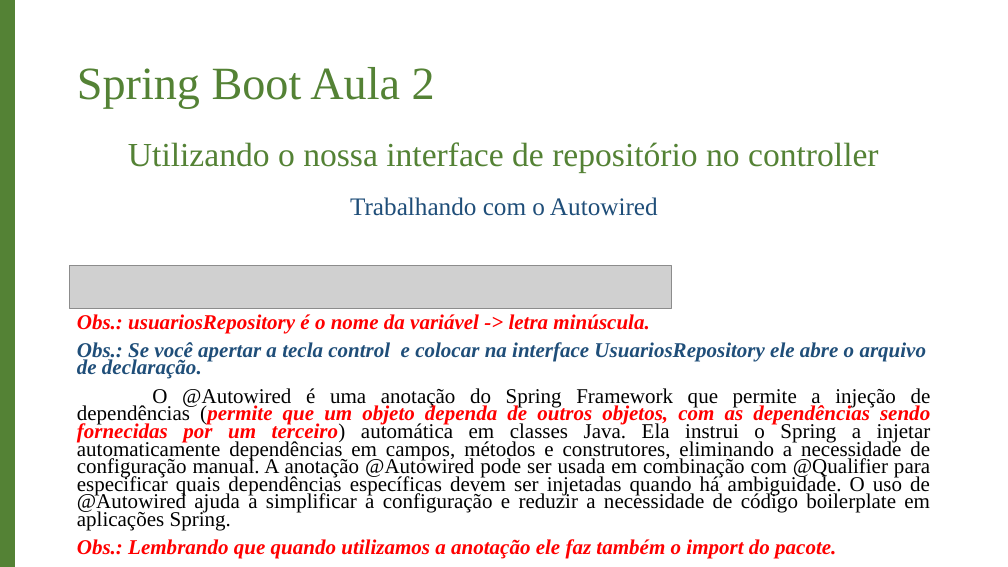
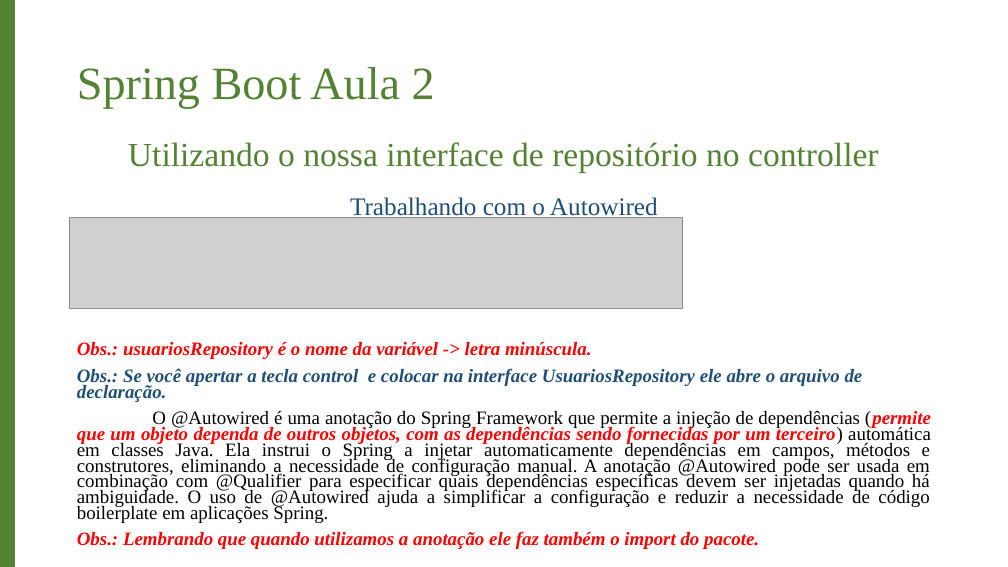
Before and after one commit to alisson10000/springboot, a slide deck: slide 19 of Spring boot/aula 2.pptx (slide 18 before the commit). Drawn at 1008x567 pixels with LibreOffice and Linux fonts; fonts in the diff are those of the drawing; grey boxes stand for pictures; background and template pictures are left out. Boxes give left, top, right and bottom in pixels: in the first picture for what was removed or moved away, otherwise in the second. Text is boxed around its words. In the diff, an @@ line names an element or a change of style, - is before the commit and + after.

```diff
--- a/Spring boot/aula 2.pptx
+++ b/Spring boot/aula 2.pptx
@@ picture added at [70,218,684,309] @@
@@ picture removed at [70,265,671,309] @@
@@ text at [77,342,931,549]: size 20 to 18 pt @@
```
Also in this commit, not shown: 1 other slide changed, 1 slide added.
